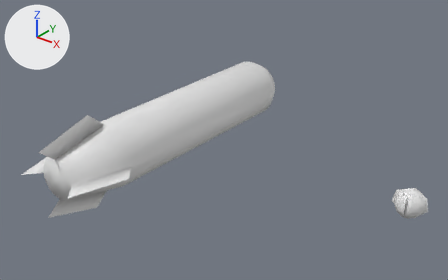
One commit to the Blender file Assets/Models/Kyle's Models, 3AM, Texturing and Exporting tomorrow/clusterbomb.blend: the scene before it, then after it.
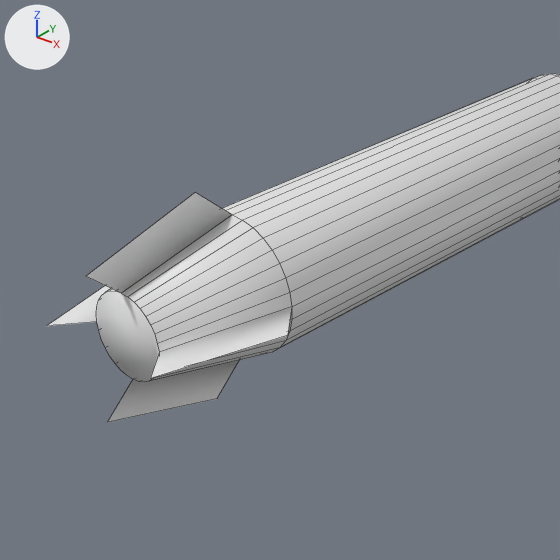
There are two pictures of each version: one whole from a camera (50 mm lens) standing at (6.38, -6.77, 4.17) and looking at (1.26, -0.36, 0.2), one close up on the part from 0% to 56% of the width and 10% to 100% of the height. The lights are fixed; the arrows at upper left show +X, +Y and +Z. The close-ups show mesh edges as thin lines.

Objects in the first close-up: 'ClusterBomb'.
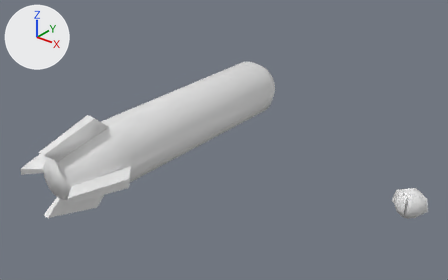
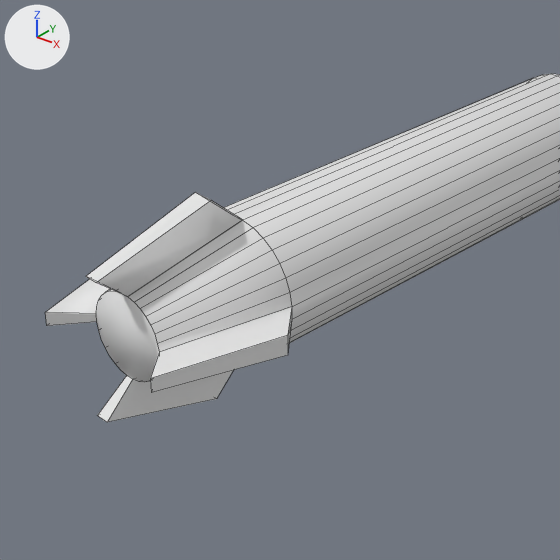
The change, as a list of edits to the scene's bpy script:
```text
Change me_cylinder:
    used by ob_clusterbomb; location = (0.0, 0.0, 0.0)
    remove me_cylinder.from_pydata(...)  # 204 vertices, 166 faces; spans x -0.75..0.75, y -2.65..2.45, z -0.75..0.75
    add me_cylinder.from_pydata(...)  # 220 vertices, 178 faces; spans x -0.75..0.75, y -2.65..2.45, z -0.75..0.75
    me_cylinder part 1
    5 faces are deleted
    16 vertices are added at x -0.74..0.74, y -2.65..-1.52, z -0.74..0.74
    13 new faces join them
    4 new faces join them, smooth
    me_cylinder part 2: 4 kept faces spanning x -0.75..0.75, y -2.65..-1.52, z -0.75..0.75 are now shaded flat
```

Where the change shows, as pixel boxes [x1, y1, x2, y2] in the close-ups (560 x 560 px):
'ClusterBomb', reshaped: before [47, 74, 560, 422]; after [45, 74, 560, 422]
part 1 of me_cylinder, built on: before [122, 215, 292, 320]; after [45, 192, 292, 422]
part 2 of me_cylinder, shading changed: before [47, 192, 292, 422]; after [108, 307, 292, 422]
